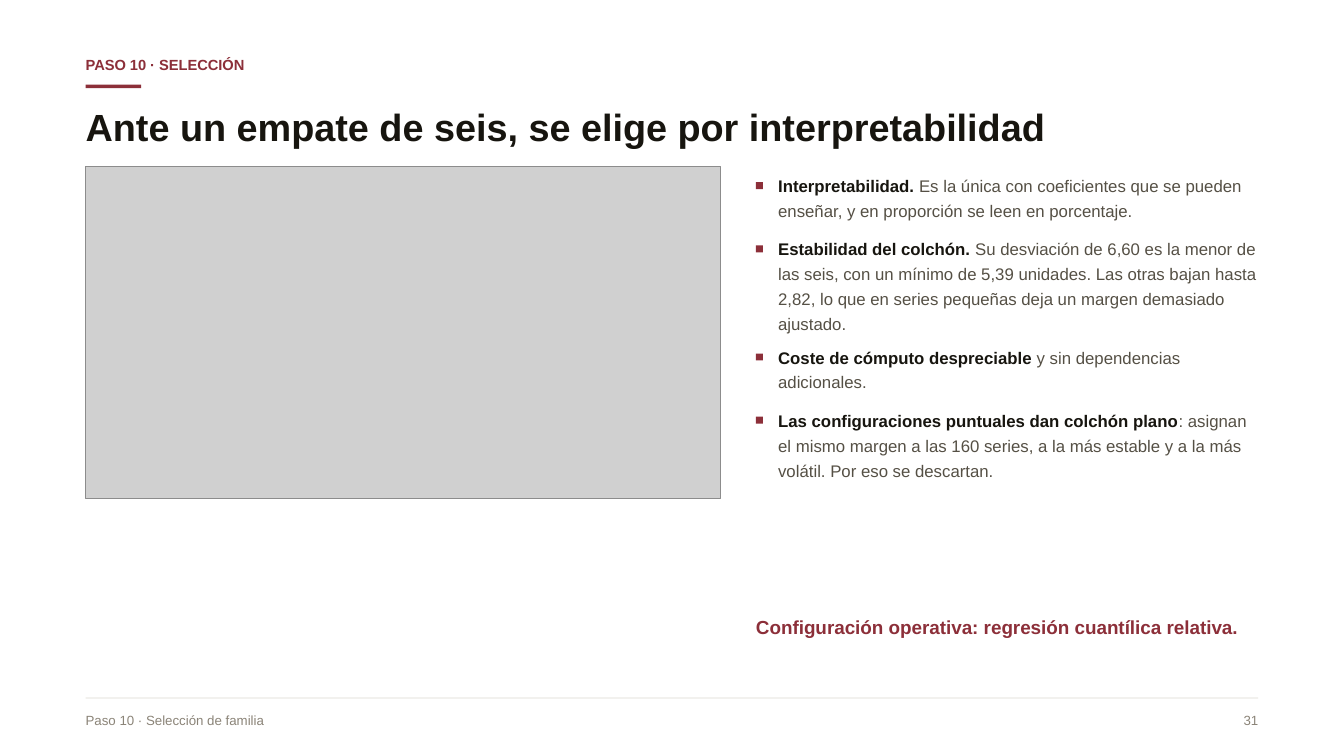
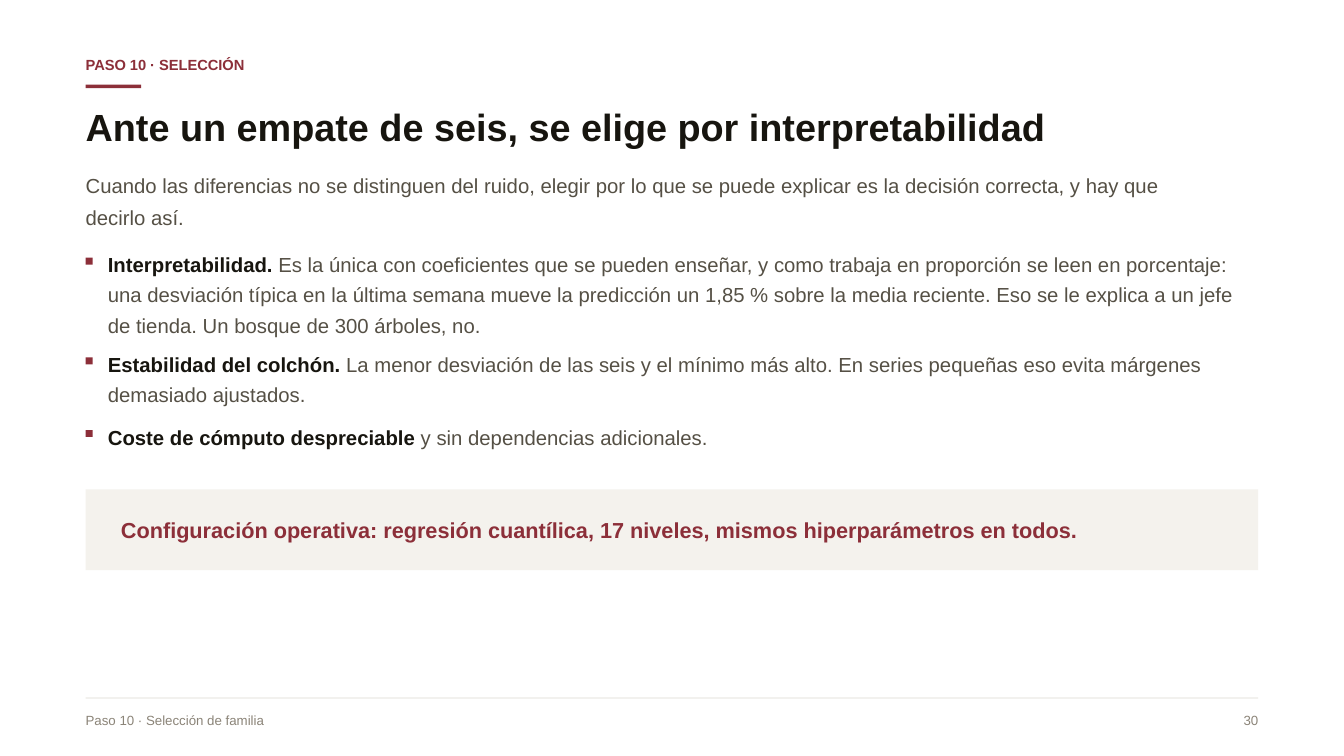
Before and after one commit to Danilo22m/Prueba_Tostao, a slide deck: slide 26 of Presentacion_Caso_A.pptx (slide 30 before the commit). Drawn at 1344x756 pixels with LibreOffice and Linux fonts; fonts in the diff are those of the drawing; grey boxes stand for pictures. Boxes give left, top, right and bottom in pixels: in the first picture for what was removed or moved away, otherwise in the second. Text is boxed around its words. In the diff, an @@ line names an element or a change of style, - is before the commit and + after.

```diff
--- a/Presentacion_Caso_A.pptx
+++ b/Presentacion_Caso_A.pptx
@@ picture removed at (86, 166, 721, 499) @@
@@ text added at (86, 178, 1158, 225), 14.5 pt, text #555045 @@
+Cuando las diferencias no se distinguen del ruido, elegir por lo que se puede explicar es la decisión correcta, y hay que decirlo así.
@@ text removed at (778, 179, 1242, 221) @@
-Interpretabilidad. Es la única con coeficientes que se pueden enseñar, y en proporción se leen en porcentaje.
@@ rectangle: place and size @@
-rectangle at (756, 245, 763, 252)
+rectangle at (86, 258, 93, 265)
@@ text added at (108, 257, 1233, 337), 14.5 pt, text #555045 @@
+Interpretabilidad. Es la única con coeficientes que se pueden enseñar, y como trabaja en proporción se leen en porcentaje: una desviación típica en la última semana mueve la predicción un 1,85 % sobre la media reciente. Eso se le explica a un jefe de tienda. Un bosque de 300 árboles, no.
@@ text removed at (778, 242, 1256, 334) @@
-Estabilidad del colchón. Su desviación de 6,60 es la menor de las seis, con un mínimo de 5,39 unidades. Las otras bajan hasta 2,82, lo que en series pequeñas deja un margen demasiado ajustado.
@@ rectangle: place and size @@
-rectangle at (756, 182, 763, 190)
+rectangle at (86, 358, 93, 365)
@@ text added at (108, 357, 1200, 406), 14.5 pt, text #555045 @@
+Estabilidad del colchón. La menor desviación de las seis y el mínimo más alto. En series pequeñas eso evita márgenes demasiado ajustados.
@@ text "Coste de cómputo despreciable y ...": place and size @@
-text "Coste de cómputo despreciable y ..." at (778, 351, 1180, 388)
+text "Coste de cómputo despreciable y ..." at (108, 430, 707, 450)
@@ text "Coste de cómputo despreciable y ..." at (108, 430, 707, 450): size 12 to 14.5 pt @@
@@ rectangle removed at (756, 416, 763, 423) @@
@@ text removed at (778, 414, 1247, 477) @@
-Las configuraciones puntuales dan colchón plano: asignan el mismo margen a las 160 series, a la más estable y a la más volátil. Por eso se descartan.
@@ rectangle: place and size @@
-rectangle at (756, 354, 763, 361)
+rectangle at (86, 431, 93, 438)
@@ rectangle added at (86, 490, 1258, 571), fill #F4F2ED @@
@@ text added at (121, 522, 1077, 543), 15.5 pt, text #8C2F39, bold @@
+Configuración operativa: regresión cuantílica, 17 niveles, mismos hiperparámetros en todos.
@@ text removed at (756, 620, 1238, 638) @@
-Configuración operativa: regresión cuantílica relativa.
@@ text at (1244, 716, 1259, 725): text changed @@
-31
+30
```
Also in this commit, not shown: 41 other slides changed, 3 slides added, 8 slides removed, 15 other files.
